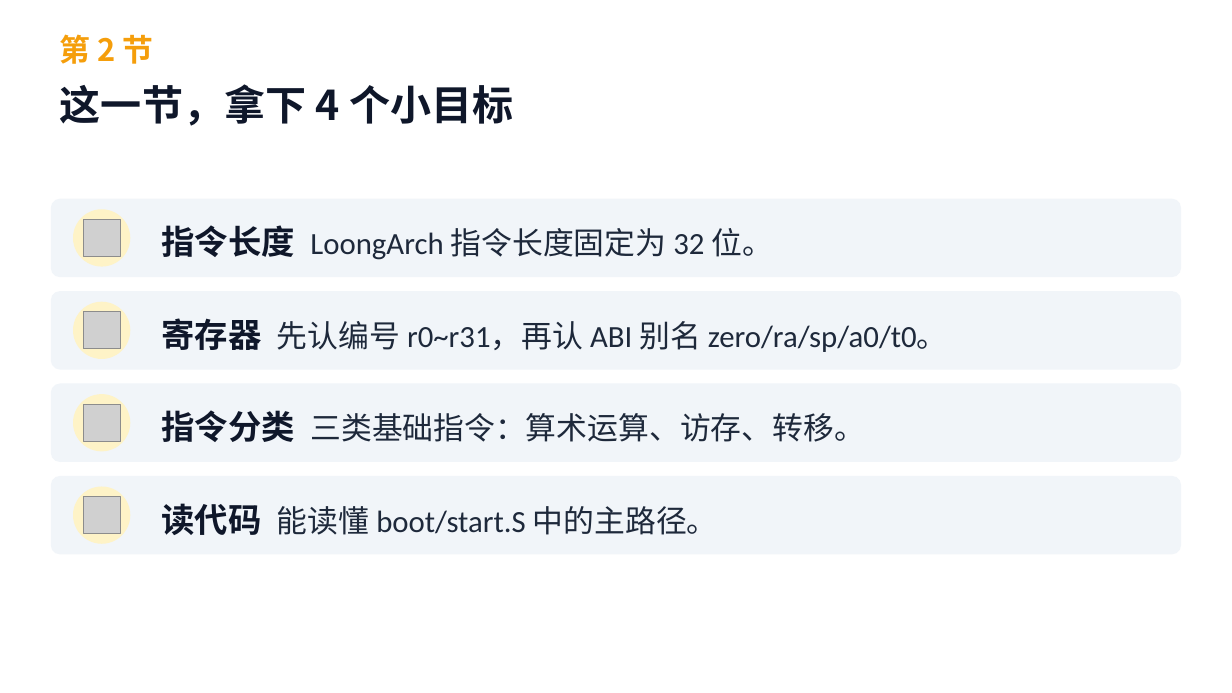
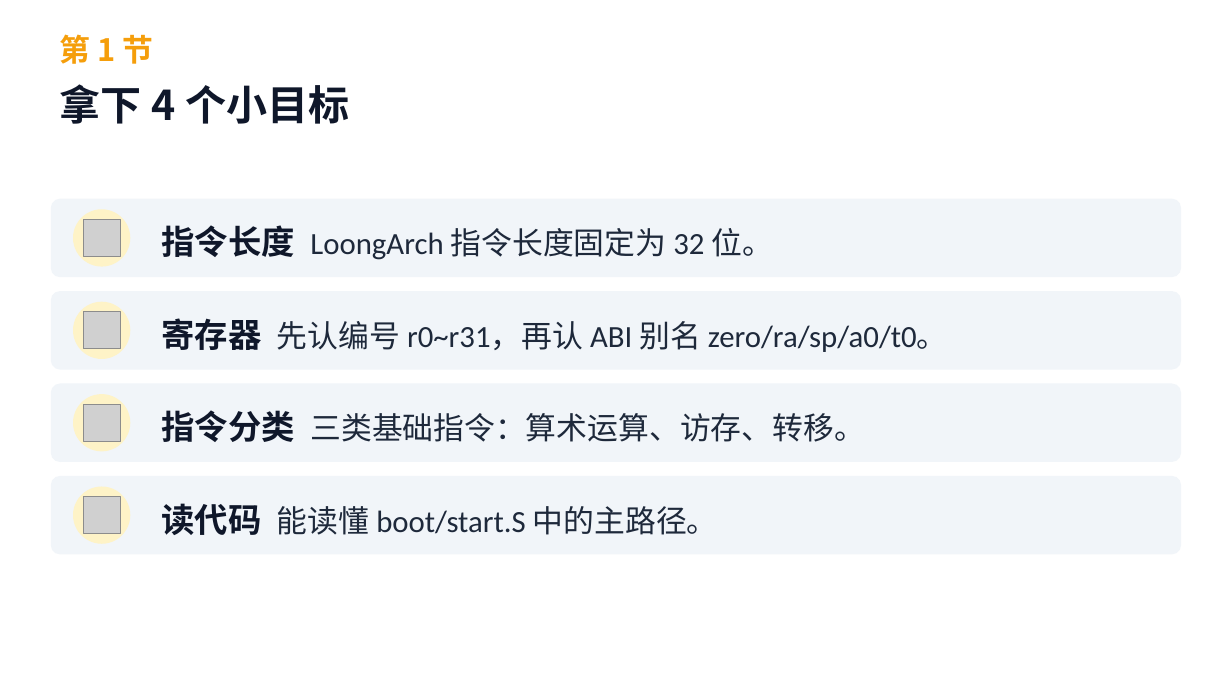
Before and after one commit to cxi218447-byte/miniOS, a slide deck: slide 9 of docs/week01/week01_qemu_hello_course.pptx (slide 10 before the commit). Drawn at 1232x693 pixels with LibreOffice and Linux fonts; fonts in the diff are those of the drawing; grey boxes stand for pictures. Boxes give left, top, right and bottom in pixels: in the first picture for what was removed or moved away, otherwise in the second. Text is boxed around its words. In the diff, an @@ line names an element or a change of style, - is before the commit and + after.

```diff
--- a/docs/week01/week01_qemu_hello_course.pptx
+++ b/docs/week01/week01_qemu_hello_course.pptx
@@ text at bbox=[60, 34, 154, 64]: text changed @@
-第 2 节
+第 1 节
@@ text at bbox=[60, 84, 349, 124]: text changed @@
-这一节，拿下 4 个小目标
+拿下 4 个小目标
```
Also in this commit, not shown: 32 other slides changed, 5 slides added, 2 slides removed, 16 other files.
